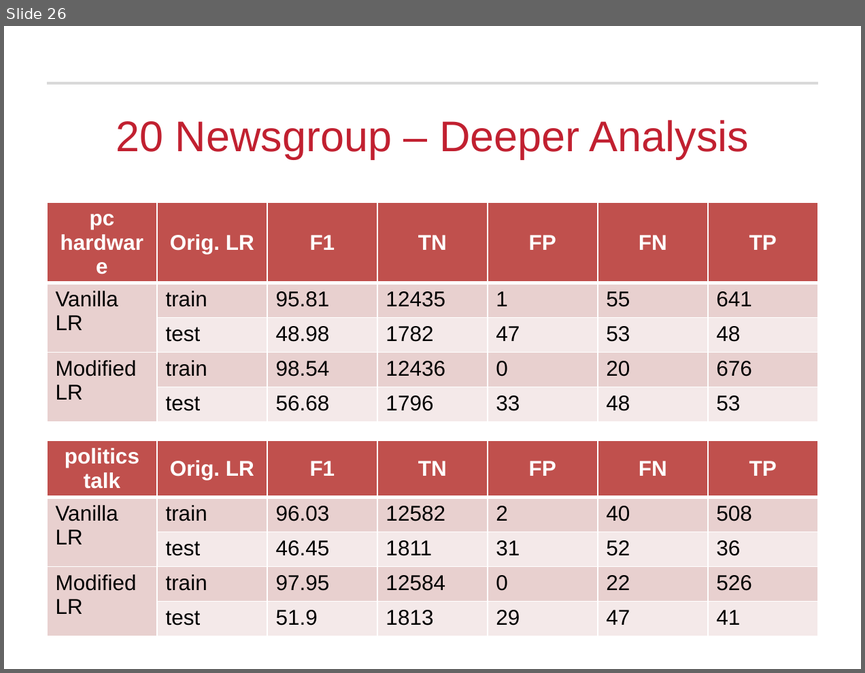
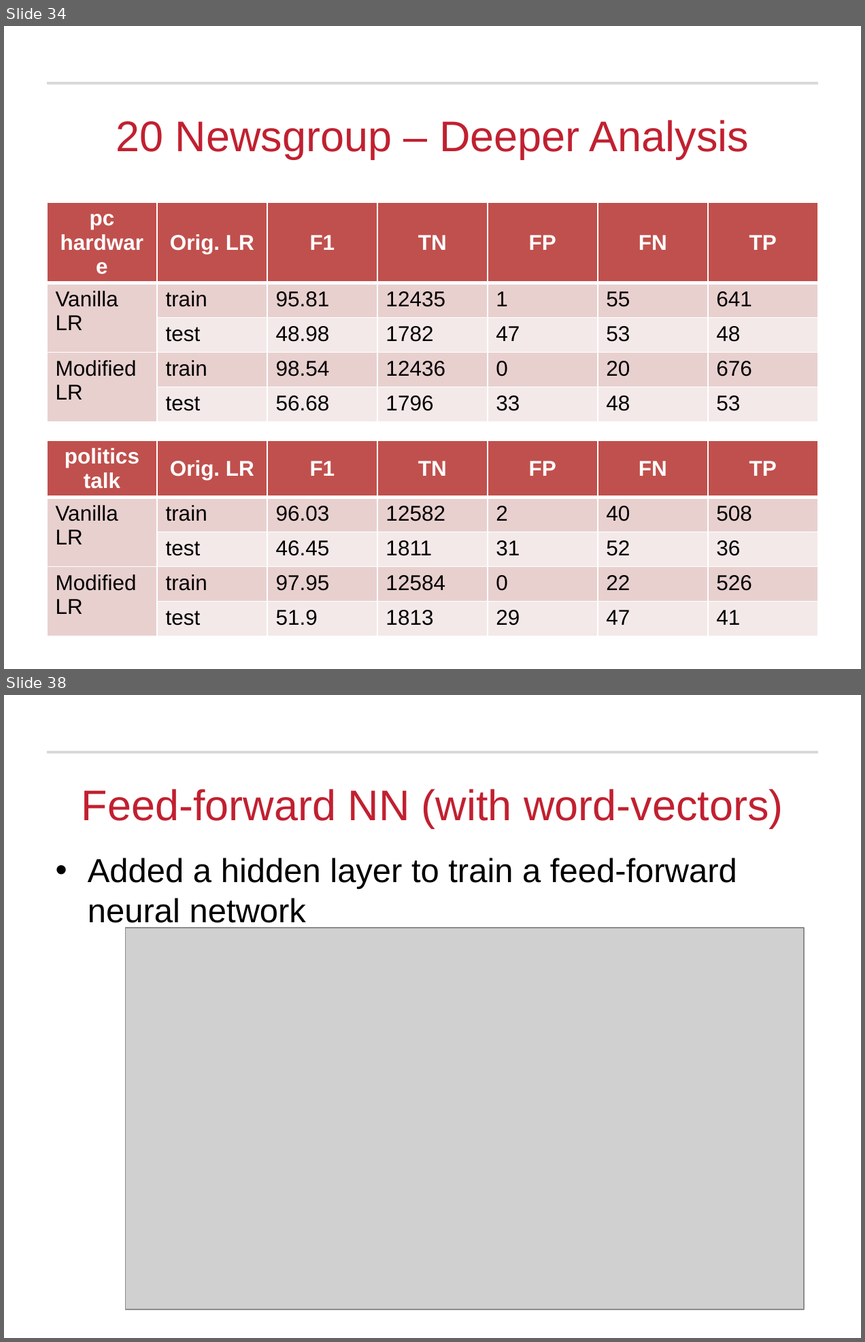
Before and after one commit to RamkishanPanthena/Thesis, a slide deck: defense.pptx. Shown one above the other, each under a label of ours: slide 26 before the commit, slides 34 and 38 after it; the slides between them are not shown. The pictures are 865x673 and 865x1342 pixels, drawn with LibreOffice and Linux fonts; fonts in the diff are those of the drawing; grey boxes stand for pictures; background and template pictures are left out. Boxes give left, top, right and bottom in pixels: in the first picture for what was removed or moved away, otherwise in the second. Text is boxed around its words. In the diff, an @@ line names an element or a change of style, - is before the commit and + after.

```diff
--- a/defense.pptx
+++ b/defense.pptx
@@ slide 38 added at (4,695,861,1338), background #FFFFFF; not listed: 1 template element that a slide beside it also shows @@
@@ title added at (82,789,783,828), 36 pt, text #C12030 @@
+Feed-forward NN (with word-vectors)
@@ text added at (88,858,737,929), 28 pt, text #000000 @@
+• Added a hidden layer to train a feed-forward neural network
@@ picture added at (126,927,804,1308) @@
@@ what was slide 26 is now slide 34 @@
```
Also in this commit, not shown: 16 slides changed, 9 other slides added, 1 slide removed.
